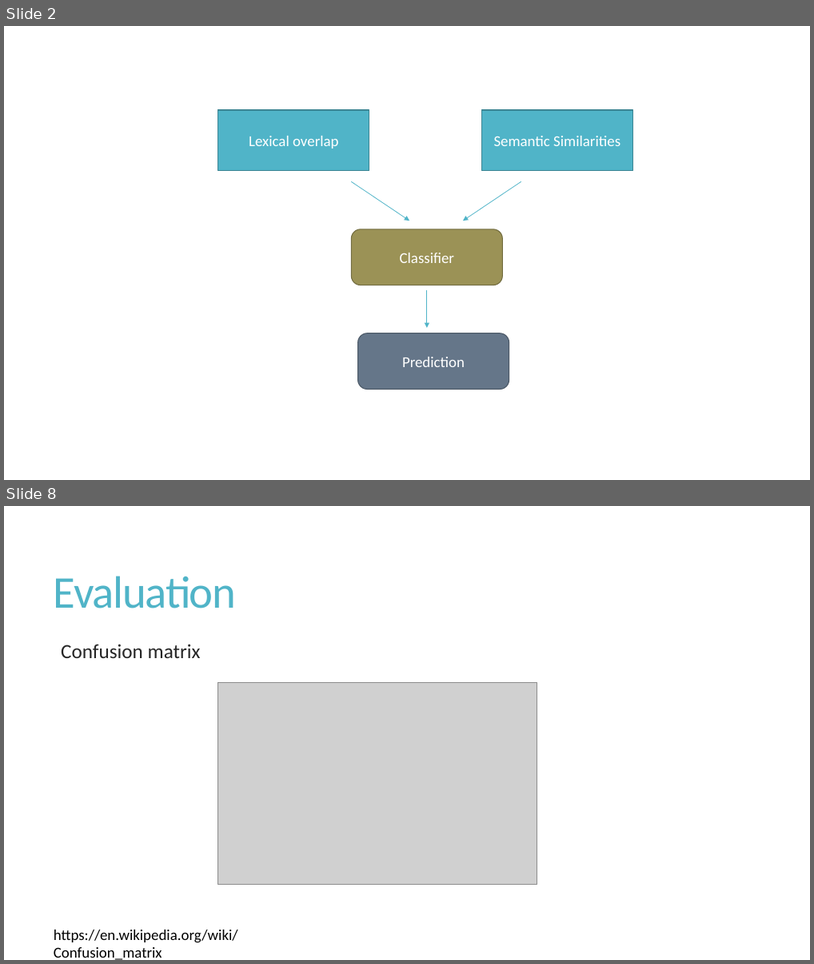
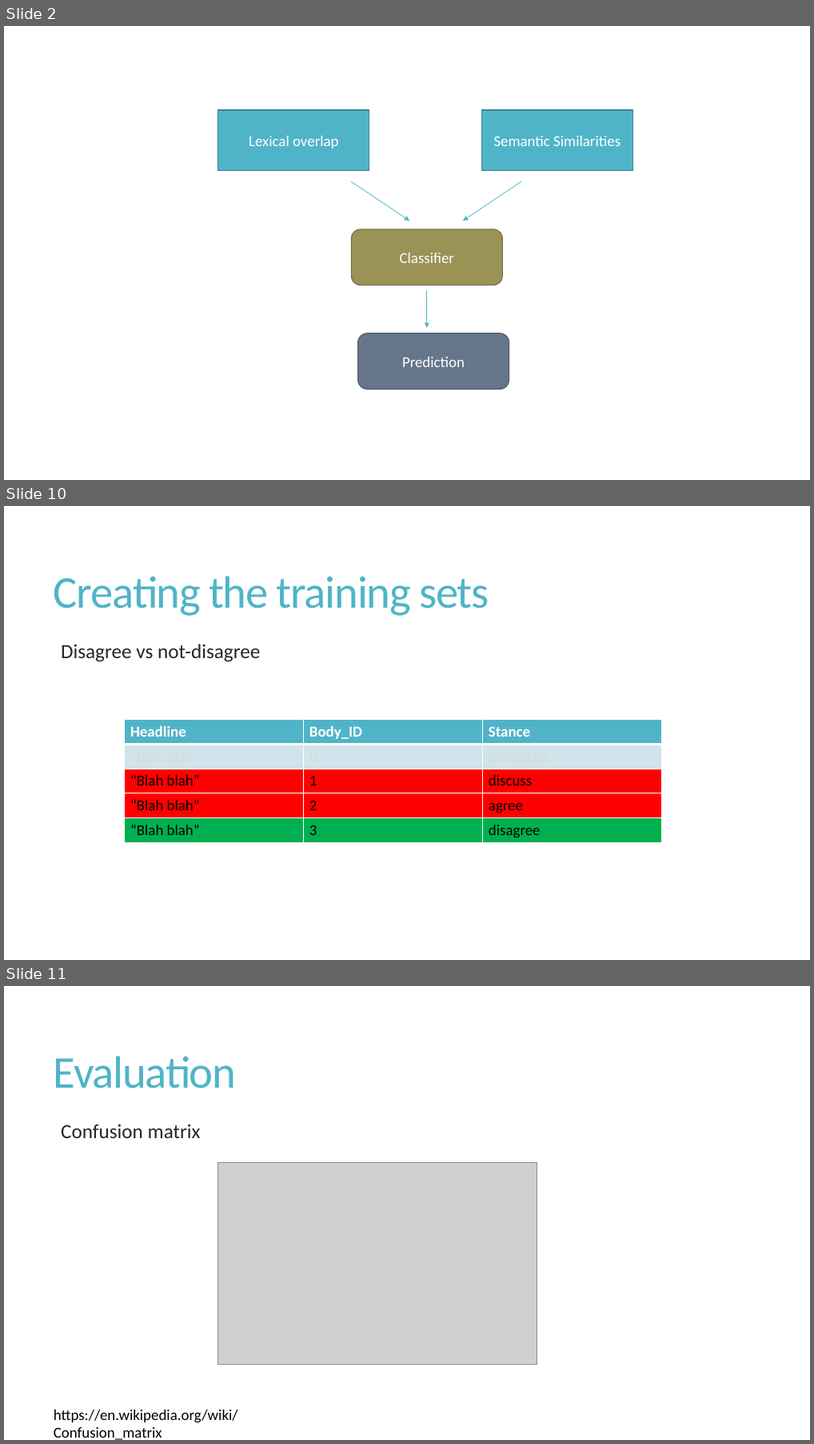
Before and after one commit to cchen23/AI4ALL_NLP, a slide deck: Slides/Day12_NLP_FNCFinal.pptx. Shown one above the other, each under a label of ours: slides 2 and 8 before the commit, slides 2, 10 and 11 after it; the slides between them are not shown. The pictures are 814x964 and 814x1444 pixels, drawn with LibreOffice and Linux fonts; fonts in the diff are those of the drawing; grey boxes stand for pictures. Boxes give left, top, right and bottom in pixels: in the first picture for what was removed or moved away, otherwise in the second. Text is boxed around its words. In the diff, an @@ line names an element or a change of style, - is before the commit and + after.

```diff
--- a/Slides/Day12_NLP_FNCFinal.pptx
+++ b/Slides/Day12_NLP_FNCFinal.pptx
@@ slide 10 added at (4, 506, 810, 960), background #FFFFFF @@
@@ title added at (54, 576, 489, 616), 54 pt, text #50B4C8 @@
+Creating the training sets
@@ text added at (61, 644, 260, 662), 24 pt, text #262626 @@
+  Disagree vs not-disagree
@@ table added at (124, 720, 662, 842), 5 rows, 3 columns @@
+Headline | Body_ID | Stance
+“Blah blah” | 0 | unrelated
+“Blah blah” | 1 | discuss
+“Blah blah” | 2 | agree
+“Blah blah” | 3 | disagree
@@ what was slide 8 is now slide 11 @@
```
Also in this commit, not shown: 3 slides changed, 4 other slides added, 3 slides removed.
